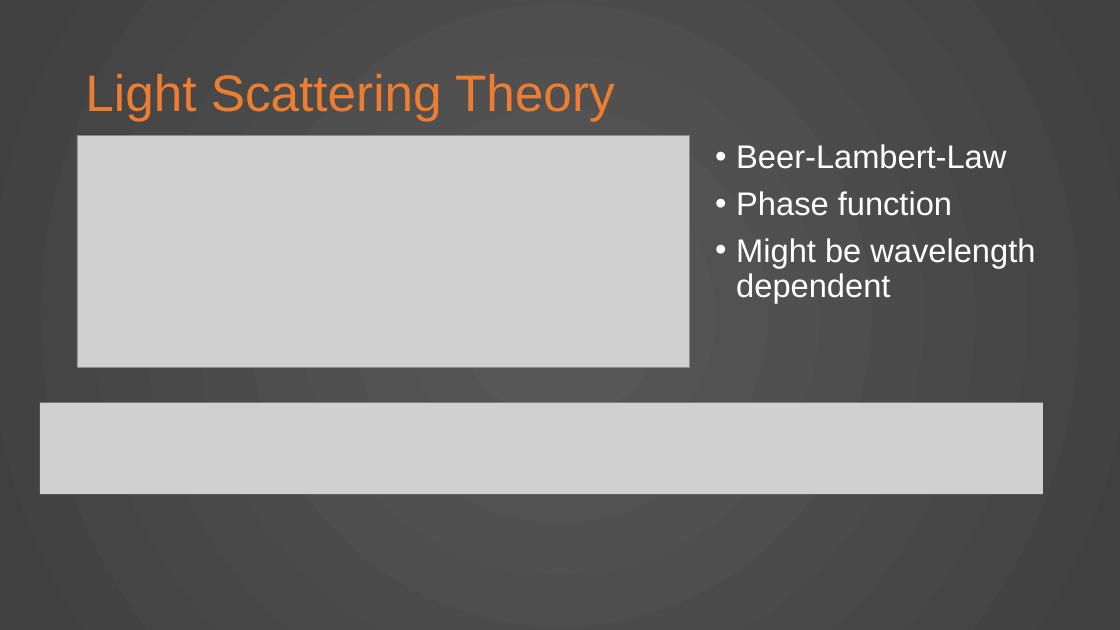
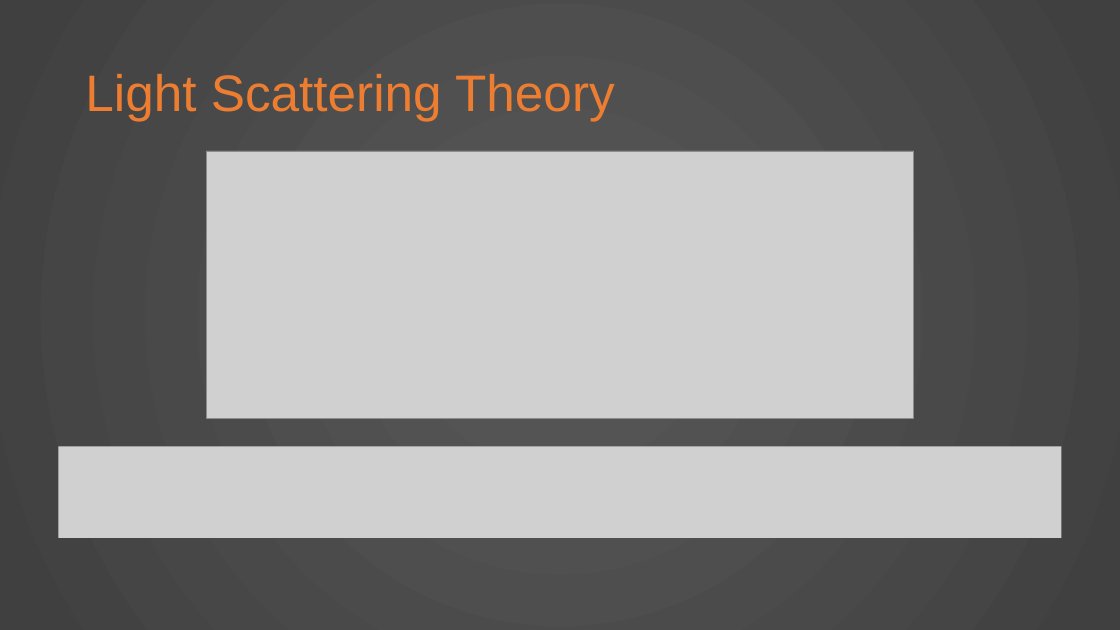
Before and after one commit to KnightTec/ShaderProject, a slide deck: slide 3 of Presentation.pptx. Drawn at 1120x630 pixels with LibreOffice and Linux fonts; fonts in the diff are those of the drawing; grey boxes stand for pictures. Boxes give left, top, right and bottom in pixels: in the first picture for what was removed or moved away, otherwise in the second. Text is boxed around its words. In the diff, an @@ line names an element or a change of style, - is before the commit and + after.

```diff
--- a/Presentation.pptx
+++ b/Presentation.pptx
@@ text removed at [736, 144, 1035, 303] @@
-• Beer-Lambert-Law
-• Phase function
-• Might be wavelength dependent
@@ picture: place and size @@
-picture at [77, 136, 690, 368]
+picture at [206, 151, 914, 419]
@@ picture: place and size @@
-picture at [40, 402, 1044, 494]
+picture at [59, 446, 1062, 538]
```
Also in this commit, not shown: 11 other slides changed, 1 slide added, 3 slides removed, 8 other files.
